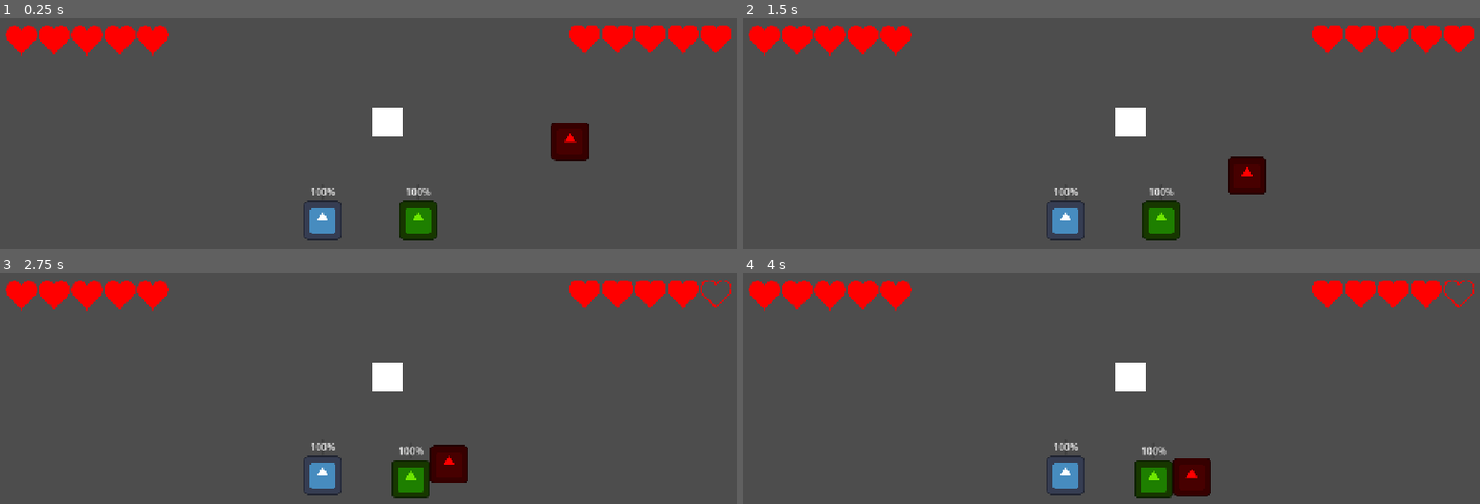
Above: before the commit, frames 1-4 (two rows, left to right).
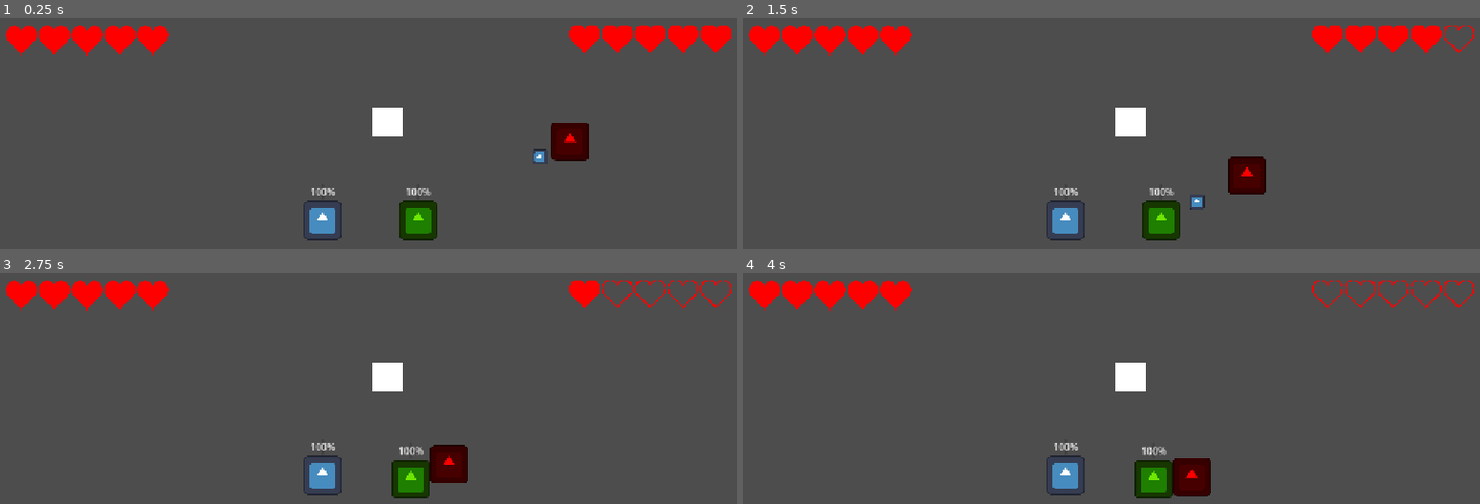
Above: after the commit, the same moments.

Repository: Herovero/CandlesOut
Game: Godot game, scene res://Scenes/main.tscn
The game is run twice, just before and just after one commit, with the same random seed, the same clock (stepped at 60 frames per second) and the same inputs. The engine's default icon, where the game draws it, is replaced by a stand-in: a white triangle on a blue panel in a dark square.
Inputs:
- Up to frame 1 (0.25 s): no input
- Up to frame 2 (1.5 s): no input
- Up to frame 3 (2.75 s): no input
- Up to frame 4 (4 s): tap Enter at 3.5 s

The runs differ from the first frame. In frame 1, less than 0.1% of the frame differs, in the area x 72-75%, y 56-64%; in frame 2, 0.4%; in frame 3, 0.8%; in frame 4, 1.1%, in the area x 77-95%, y 3-15%.

Commit message:
feat: add enemy projectile with shared behavior template, cooldown, self destruct

Diff:
--- /dev/null
+++ b/Scenes/projectile.tscn
@@ -0,0 +1,23 @@
+[gd_scene format=3]
+
+[ext_resource type="Script" path="res://Scripts/projectile.gd" id="1_script"]
+[ext_resource type="Texture2D" path="res://icon.svg" id="2_icon"]
+
+[sub_resource type="CircleShape2D" id="CircleShape2D_1"]
+radius = 8.0
+
+[node name="Projectile" type="Area2D"]
+script = ExtResource("1_script")
+
+[node name="Sprite2D" type="Sprite2D" parent="."]
+scale = Vector2(0.2, 0.2)
+texture = ExtResource("2_icon")
+
+[node name="CollisionShape2D" type="CollisionShape2D" parent="."]
+shape = SubResource("CircleShape2D_1")
+
+[node name="LifetimeTimer" type="Timer" parent="."]
+one_shot = true
+
+[connection signal="body_entered" from="." to="." method="_on_body_entered"]
+[connection signal="timeout" from="LifetimeTimer" to="." method="_on_lifetime_timer_timeout"]
--- a/Scripts/enemy_test.gd
+++ b/Scripts/enemy_test.gd
@@ -5,9 +5,16 @@
 const SEPARATION_FORCE: float = 200.0
 
 @export var damage_amount: float = 1.0
+@export var projectile_scene: PackedScene = preload("res://Scenes/projectile.tscn")
+@export var shoot_interval: float = 1.0
+@export var projectile_speed: float = 250.0
+@export var projectile_damage: float = 1.0
+@export var muzzle_offset: float = 24.0
 
 var hp: float = 100.0
 var knockback_velocity: Vector2 = Vector2.ZERO
+var shoot_cooldown: float = 0.0
+var last_move_dir: Vector2 = Vector2.RIGHT
 
 
 func _physics_process(delta: float) -> void:
@@ -17,11 +24,19 @@
 	if target:
 		direction = global_position.direction_to(target.global_position)
 
+	if direction != Vector2.ZERO:
+		last_move_dir = direction
+
 	var separation = compute_separation()
 
 	var move_velocity = (direction * SPEED) + separation
 	velocity = move_velocity + knockback_velocity
 	knockback_velocity *= 0.85
+
+	shoot_cooldown -= delta
+	if target and shoot_cooldown <= 0.0:
+		shoot_projectile()
+		shoot_cooldown = shoot_interval
 
 	move_and_slide()
 
@@ -65,6 +80,20 @@
 
 	return push
 
+func shoot_projectile() -> void:
+	if projectile_scene == null:
+		return
+
+	var projectile = projectile_scene.instantiate()
+	projectile.global_position = global_position + (last_move_dir * muzzle_offset)
+	projectile.direction = last_move_dir
+	projectile.speed = projectile_speed
+	projectile.damage = projectile_damage
+	projectile.owner_group = "Enemies"
+	projectile.target_group = "Players"
+	get_tree().current_scene.add_child(projectile)
+
+
 func _on_hitbox_body_entered(body):
 	if body.is_in_group("Players"):
 		SignalBus.emit_signal("take_damage", 1.0, body.input_prefix)
--- /dev/null
+++ b/Scripts/projectile.gd
@@ -0,0 +1,38 @@
+extends Area2D
+
+@export var speed: float = 250.0
+@export var damage: float = 1.0
+@export var lifetime: float = 2.0
+
+var direction: Vector2 = Vector2.RIGHT
+var owner_group: String = ""
+var target_group: String = ""
+
+
+func _ready() -> void:
+	direction = direction.normalized()
+	$LifetimeTimer.wait_time = lifetime
+	$LifetimeTimer.start()
+
+
+func _physics_process(delta: float) -> void:
+	global_position += direction * speed * delta
+
+
+func _on_body_entered(body: Node) -> void:
+	if owner_group != "" and body.is_in_group(owner_group):
+		return
+
+	if target_group != "" and not body.is_in_group(target_group):
+		return
+
+	if body.is_in_group("Players"):
+		SignalBus.emit_signal("take_damage", damage, body.input_prefix)
+	elif body.has_method("take_damage"):
+		body.take_damage(damage)
+
+	queue_free()
+
+
+func _on_lifetime_timer_timeout() -> void:
+	queue_free()
Not shown, added: Scripts/projectile.gd.uid
